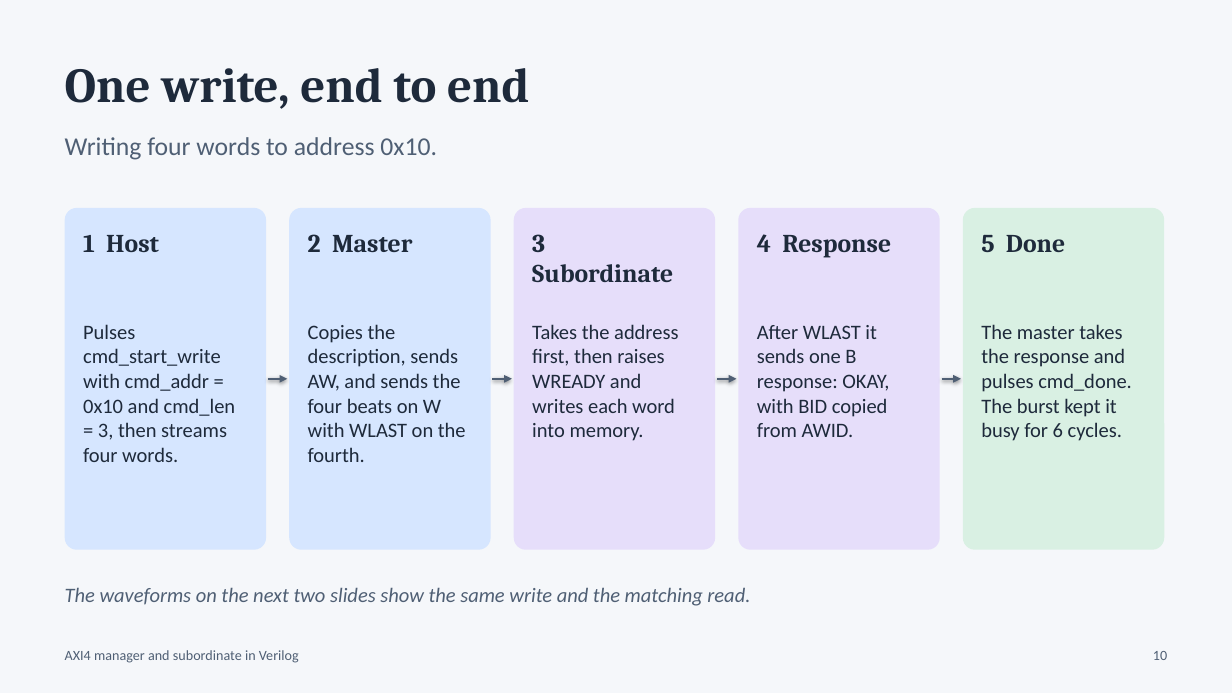
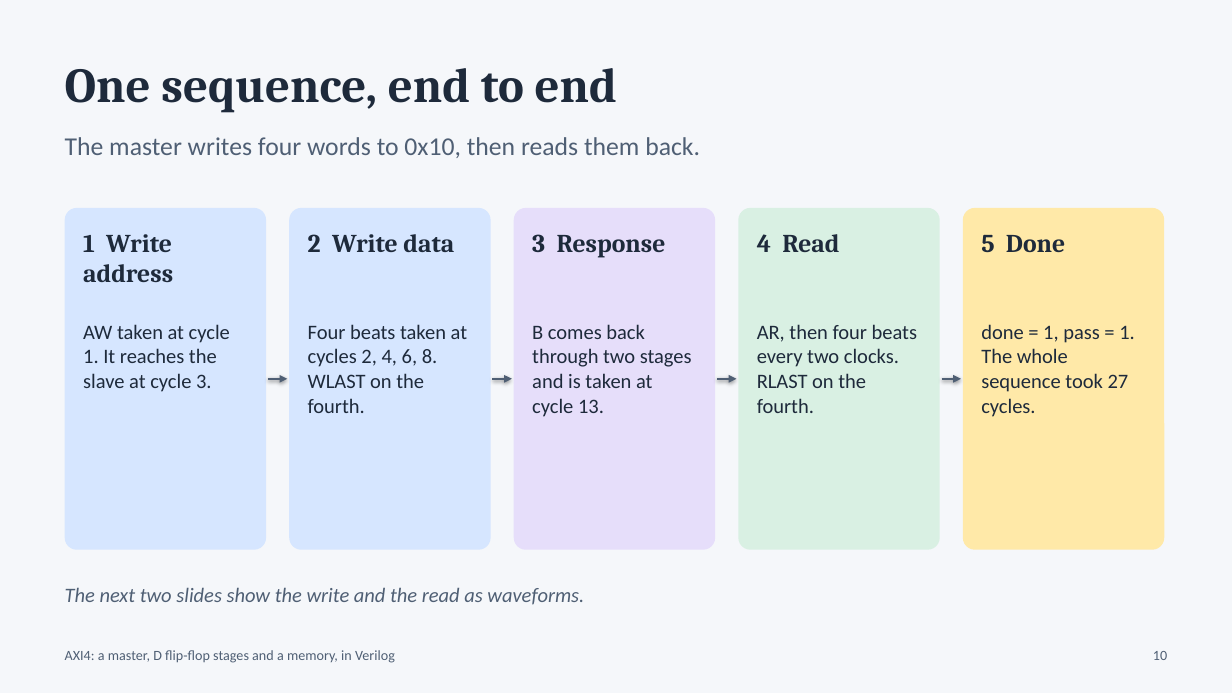
Before and after one commit to Moksha2709/Axi4_FPGA_Implementation, a slide deck: slide 10 of docs/AXI4_Viva_Presentation.pptx. Drawn at 1232x693 pixels with LibreOffice and Linux fonts; fonts in the diff are those of the drawing. Boxes give left, top, right and bottom in pixels: in the first picture for what was removed or moved away, otherwise in the second. Text is boxed around its words. In the diff, an @@ line names an element or a change of style, - is before the commit and + after.

Commit message:
Master that starts transfers itself, D flip-flop stages on all five channels; INCR-only bursts, no attribute signals; regenerate diagram, waveforms and presentation

```diff
--- a/docs/AXI4_Viva_Presentation.pptx
+++ b/docs/AXI4_Viva_Presentation.pptx
@@ text at (65,68,617,112): text changed @@
-One write, end to end
+One sequence, end to end
@@ text at (65,137,700,158): text changed @@
-Writing four words to address 0x10.
+The master writes four words to 0x10, then reads them back.
@@ rounded rectangle at (738,208,940,550): fill #E6DEFA to #D9F0E3 @@
@@ rounded rectangle at (963,208,1165,550): fill #D9F0E3 to #FFE9A8 @@
@@ text at (83,234,173,282): text changed @@
-1 Host
+1 Write address
@@ text at (308,234,454,252): text changed @@
-2 Master
+2 Write data
@@ text at (532,234,666,257): text changed @@
-3 Subordinate
+3 Response
@@ text at (757,234,839,252): text changed @@
-4 Response
+4 Read
@@ text at (83,324,230,392): text changed @@
-Pulses cmd_start_write with cmd_addr = 0x10 and cmd_len = 3, then streams four words.
+AW taken at cycle 1. It reaches the slave at cycle 3.
@@ text at (308,324,467,413): text changed @@
-Copies the description, sends AW, and sends the four beats on W with WLAST on the fourth.
+Four beats taken at cycles 2, 4, 6, 8. WLAST on the fourth.
@@ text at (532,324,692,417): text changed @@
-Takes the address first, then raises WREADY and writes each word into memory.
+B comes back through two stages and is taken at cycle 13.
@@ text at (757,324,917,413): text changed @@
-After WLAST it sends one B response: OKAY, with BID copied from AWID.
+AR, then four beats every two clocks. RLAST on the fourth.
@@ text at (981,324,1135,417): text changed @@
-The master takes the response and pulses cmd_done. The burst kept it busy for 6 cycles.
+done = 1, pass = 1. The whole sequence took 27 cycles.
@@ text at (65,587,584,605): text changed @@
-The waveforms on the next two slides show the same write and the matching read.
+The next two slides show the write and the read as waveforms.
@@ text at (65,650,395,663): text changed @@
-AXI4 manager and subordinate in Verilog
+AXI4: a master, D flip-flop stages and a memory, in Verilog
```
Also in this commit, not shown: 7 other slides changed, 8 slides added, 9 slides removed, 23 other files.
